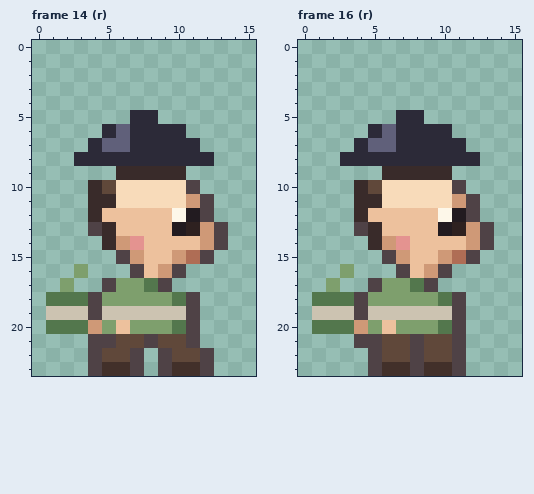
Two versions of one pixel-art file, ArtReview/C1-Walk/herbalist.aseprite. This is how it looked before the edit.
16x24 pixels, 16 frames. Colours within 5 levels of each other are drawn and written as one. Shown: frame 14 (r), frame 16 (r). The commit also changed other frames, which this record leaves out.
New version:
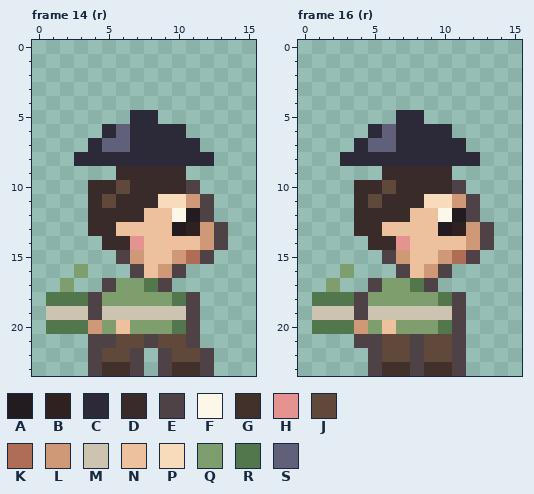
Palette (. is transparent): A #221b20  B #2e2120  C #2c2a38  D #392b2a  E #4f4246  F #fdf7e9  G #42302a  H #e49390  J #60483a  K #af6d55  L #cf9977  M #ccc3b1  N #edc19d  P #f8dbba  Q #7e9f6d  R #53774d  S #60607a
Difference:
Frame 14 (r):
The edit turns colour E into colour D in row 13 at x 4.
The edit turns colour J into colour D in row 10 at x 5.
The edit turns colour L into colour D in row 14 at x 6.
The edit turns colour N into colour D in row 12 at x 5 to 7.
The edit turns colour P into colour D in row 10 at x 7 to 10; in row 11 at x 6 to 8.
The edit turns colour D into colour J in row 11 at x 5.
The edit turns colour P into colour J in row 10 at x 6.
Frame 16 (r): the same change as frame 14 (r)
Boxes around the changes in both pictures, in picture pixels (x1, y1, x2, y2):
changed: (88, 180, 186, 250)
changed: (354, 180, 452, 250)
